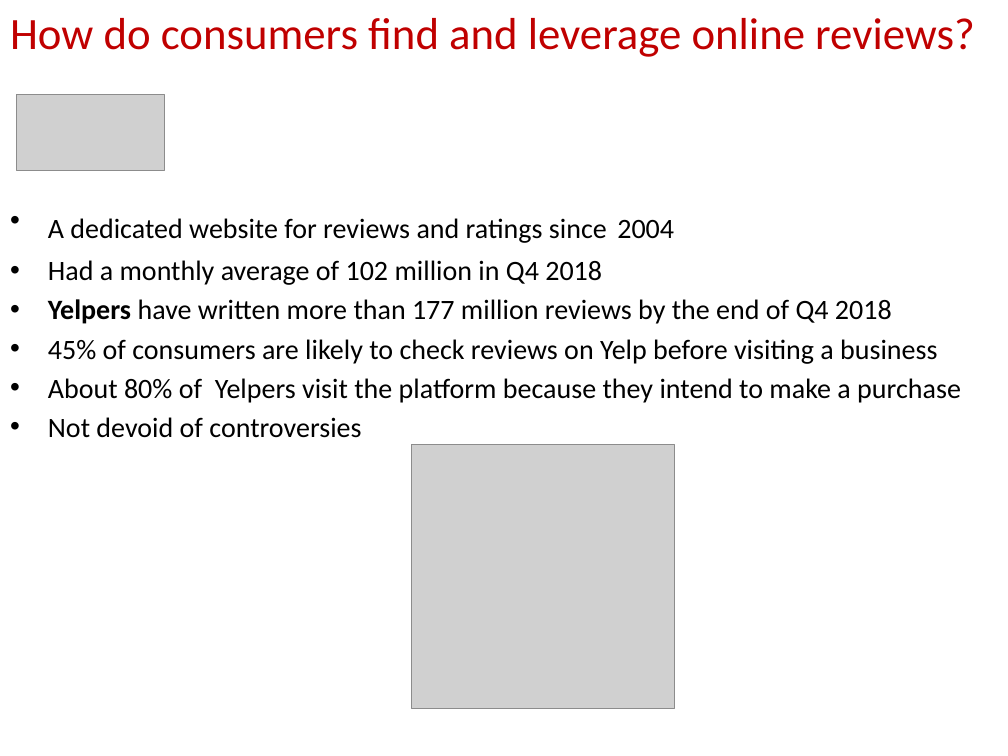
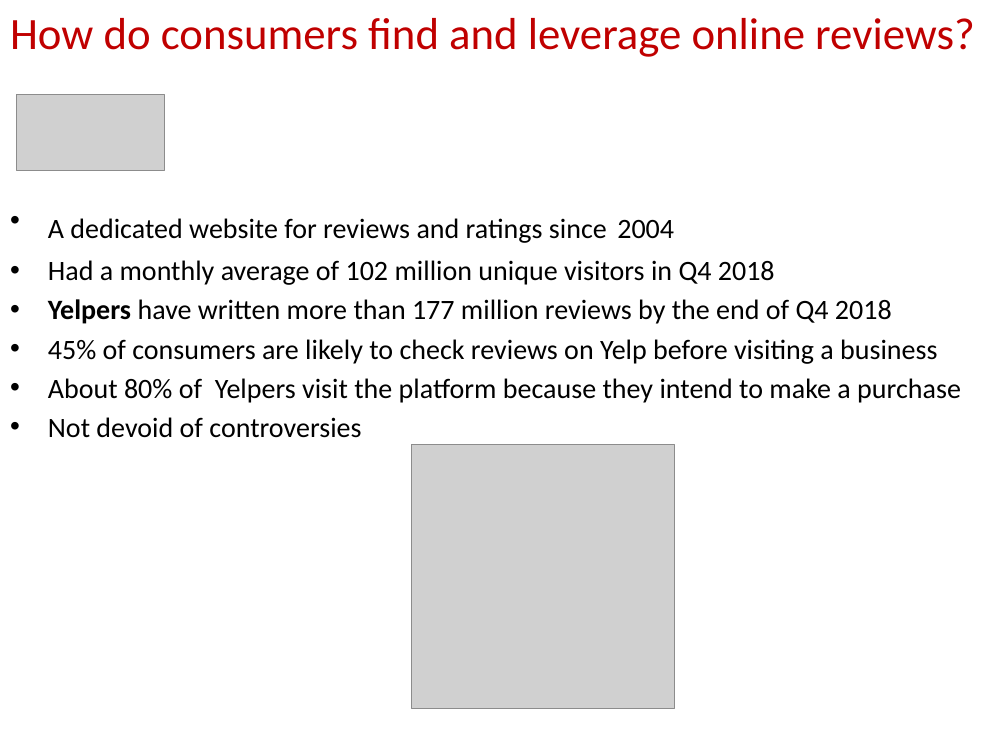
Before and after one commit to henryvalentine/MSDS2019, a slide deck: slide 6 of Classes/DATA 607/Data Science in context presentation/Online Reviews.pptx. Drawn at 1008x756 pixels with LibreOffice and Linux fonts; fonts in the diff are those of the drawing; grey boxes stand for pictures. Boxes give left, top, right and bottom in pixels: in the first picture for what was removed or moved away, otherwise in the second. Text is boxed around its words. In the diff, an @@ line names an element or a change of style, - is before the commit and + after.

```diff
--- a/Classes/DATA 607/Data Science in context presentation/Online Reviews.pptx
+++ b/Classes/DATA 607/Data Science in context presentation/Online Reviews.pptx
@@ text at box(48, 260, 775, 285): text changed @@
-• Had a monthly average of 102 million in Q4 2018
+• Had a monthly average of 102 million unique visitors in Q4 2018
```
Also in this commit, not shown: 1 other slide changed, 6 other files.
